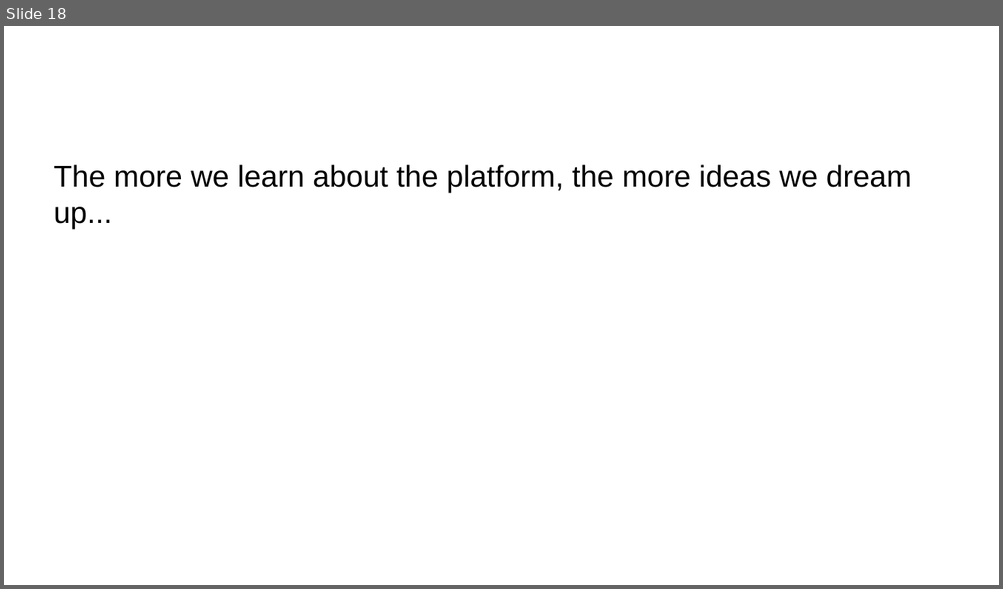
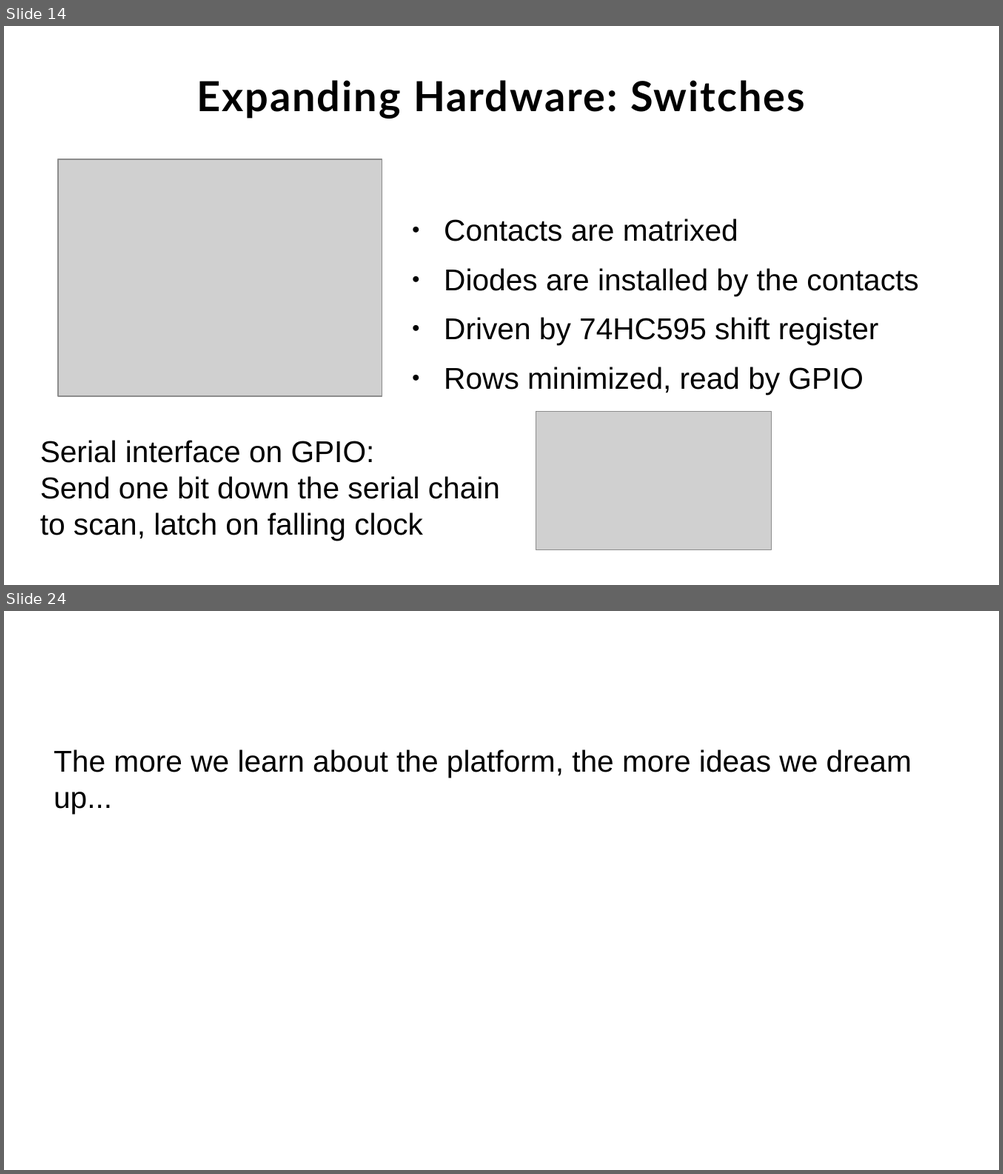
Before and after one commit to Jacquot-SFE/Teensy-synth-platform, a slide deck: presentation/slides/teensy-synthesis.odp. Shown one above the other, each under a label of ours: slide 18 before the commit, slides 14 and 24 after it; the slides between them are not shown. The pictures are 1003x589 and 1003x1174 pixels, drawn with LibreOffice and Linux fonts; fonts in the diff are those of the drawing; grey boxes stand for pictures; background and template pictures are left out. Boxes give left, top, right and bottom in pixels: in the first picture for what was removed or moved away, otherwise in the second. Text is boxed around its words. In the diff, an @@ line names an element or a change of style, - is before the commit and + after.

```diff
--- a/presentation/slides/teensy-synthesis.odp
+++ b/presentation/slides/teensy-synthesis.odp
@@ slide 14 added at bbox=[4, 26, 999, 585], background picture (left out) @@
@@ title added at bbox=[196, 80, 805, 118], 33 pt, text #000000, bold @@
+Expanding Hardware: Switches
@@ picture added at bbox=[58, 160, 382, 396] @@
@@ text added at bbox=[444, 218, 918, 395], 24 pt, text #000000 @@
+● Contacts are matrixed
+● Diodes are installed by the contacts
+● Driven by 74HC595 shift register
+● Rows minimized, read by GPIO
@@ picture added at bbox=[535, 412, 771, 549] @@
@@ text added at bbox=[40, 440, 500, 540], 24 pt, text #000000 @@
+Serial interface on GPIO:
+Send one bit down the serial chain to scan, latch on falling clock
@@ what was slide 18 is now slide 24 @@
```
Also in this commit, not shown: 28 slides changed, 5 other slides added.
